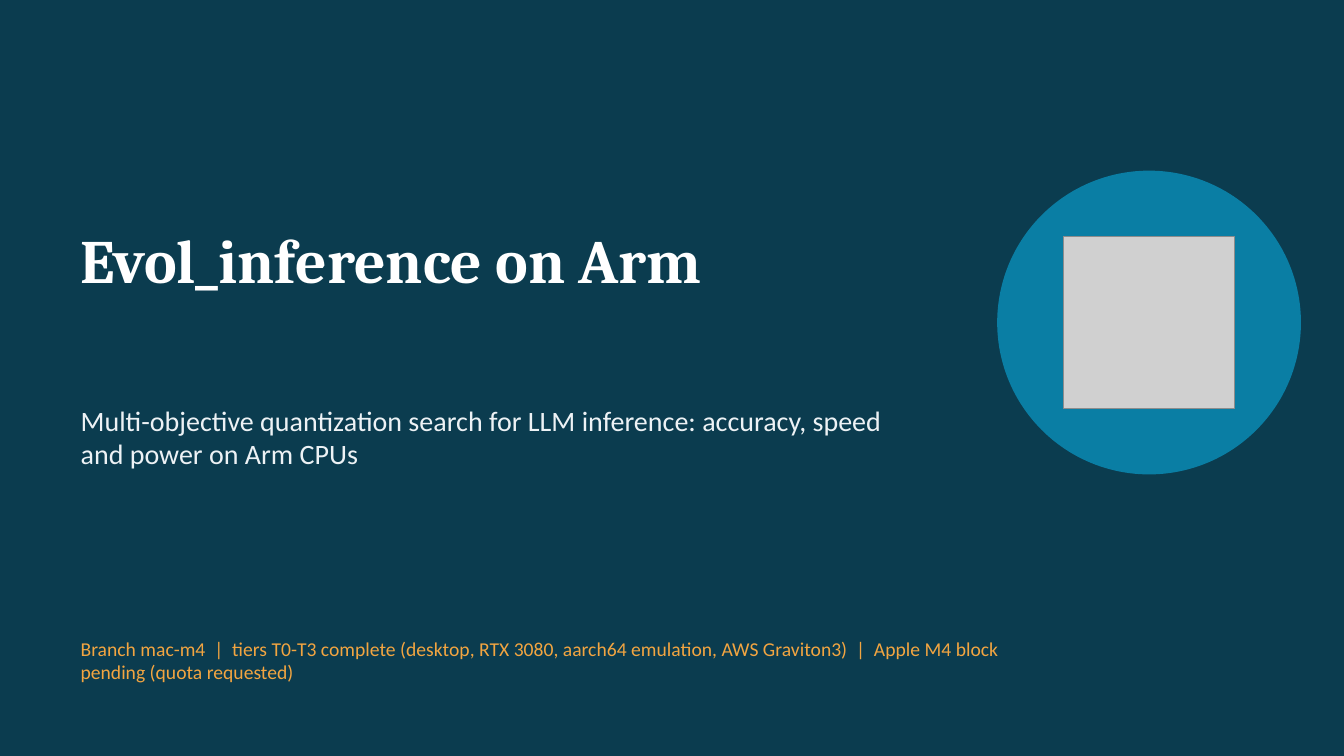
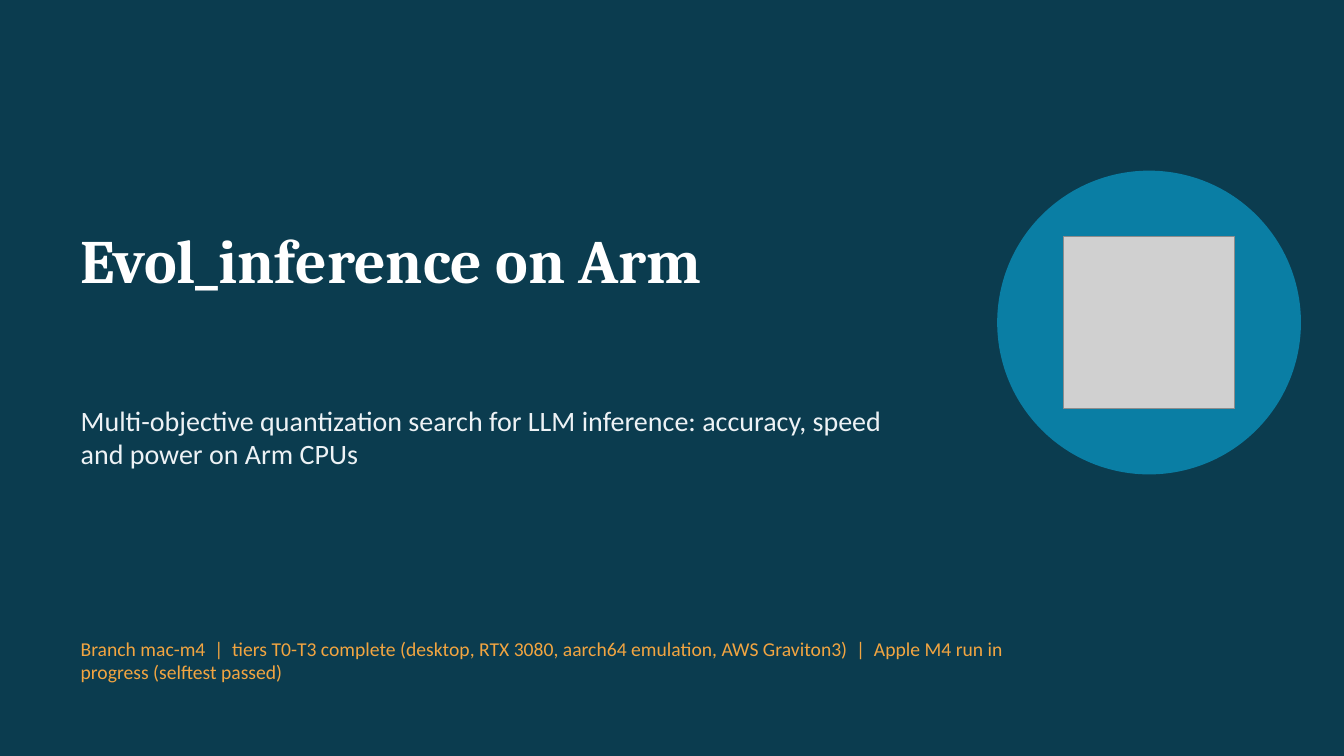
Before and after one commit to npwa/Evol_inference, a slide deck: slide 1 of presentation/Evol_inference_mac-m4.pptx. Drawn at 1344x756 pixels with LibreOffice and Linux fonts; fonts in the diff are those of the drawing; grey boxes stand for pictures. Boxes give left, top, right and bottom in pixels: in the first picture for what was removed or moved away, otherwise in the second. Text is boxed around its words. In the diff, an @@ line names an element or a change of style, - is before the commit and + after.

Commit message:
Add Apple M4 slides to the deck; make the runbook wrap-up work without S3
- deck: new Apple M4 section (selftest, thread scan, KleidiAI vs Graviton3, interim 8B table read from the synced results); closing slide updated
- runbook section 10: rsync into a separate folder, verify row counts before terminating the instance

```diff
--- a/presentation/Evol_inference_mac-m4.pptx
+++ b/presentation/Evol_inference_mac-m4.pptx
@@ text at (x1=81, y1=642, x2=1003, y2=683): text changed @@
-Branch mac-m4 | tiers T0-T3 complete (desktop, RTX 3080, aarch64 emulation, AWS Graviton3) | Apple M4 block pending (quota requested)
+Branch mac-m4 | tiers T0-T3 complete (desktop, RTX 3080, aarch64 emulation, AWS Graviton3) | Apple M4 run in progress (selftest passed)
```
Also in this commit, not shown: 1 other slide changed, 4 slides added, 2 other files.
